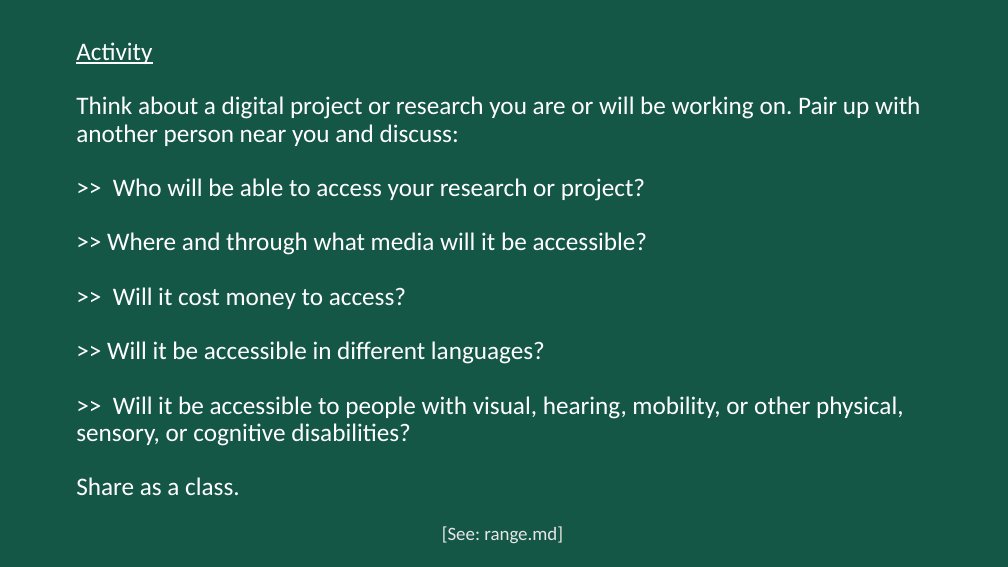
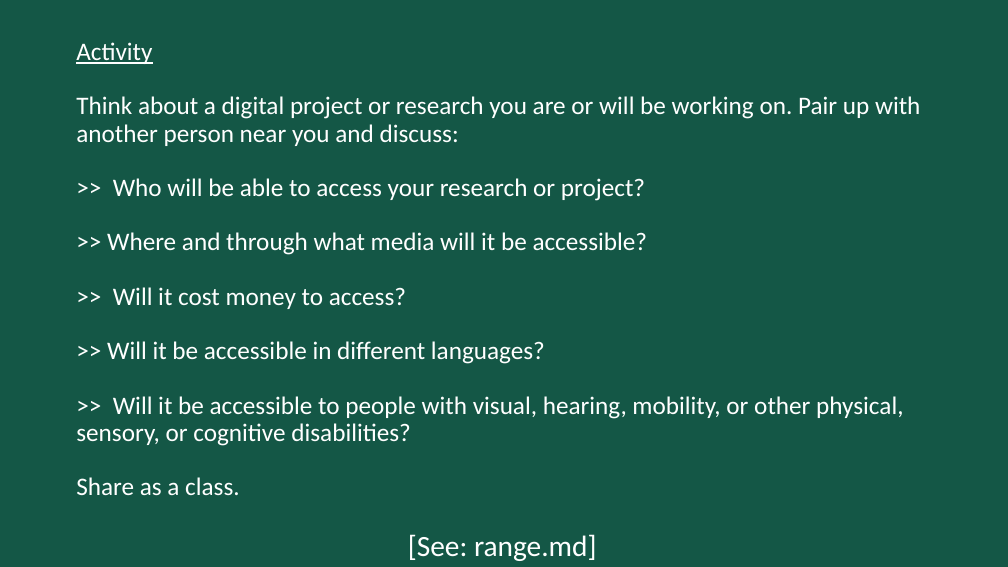
Before and after one commit to dhsouthbend/ethics, a slide deck: slide 48 of slides.pptx. Drawn at 1008x567 pixels with LibreOffice and Linux fonts; fonts in the diff are those of the drawing. Boxes give left, top, right and bottom in pixels: in the first picture for what was removed or moved away, otherwise in the second. Text is boxed around its words. In the diff, an @@ line names an element or a change of style, - is before the commit and + after.

Commit message:
changed .md references and other fonts' size and color for better visibility in slides

```diff
--- a/slides.pptx
+++ b/slides.pptx
@@ text "[See: range.md]": place and size @@
-text "[See: range.md]" at box(442, 526, 563, 544)
+text "[See: range.md]" at box(408, 534, 597, 561)
@@ text "[See: range.md]" at box(408, 534, 597, 561): size 18 to 28 pt, text colour #E7E6E6 to #FFFFFF @@
```
Also in this commit, not shown: 51 other slides changed, 1 other file.
